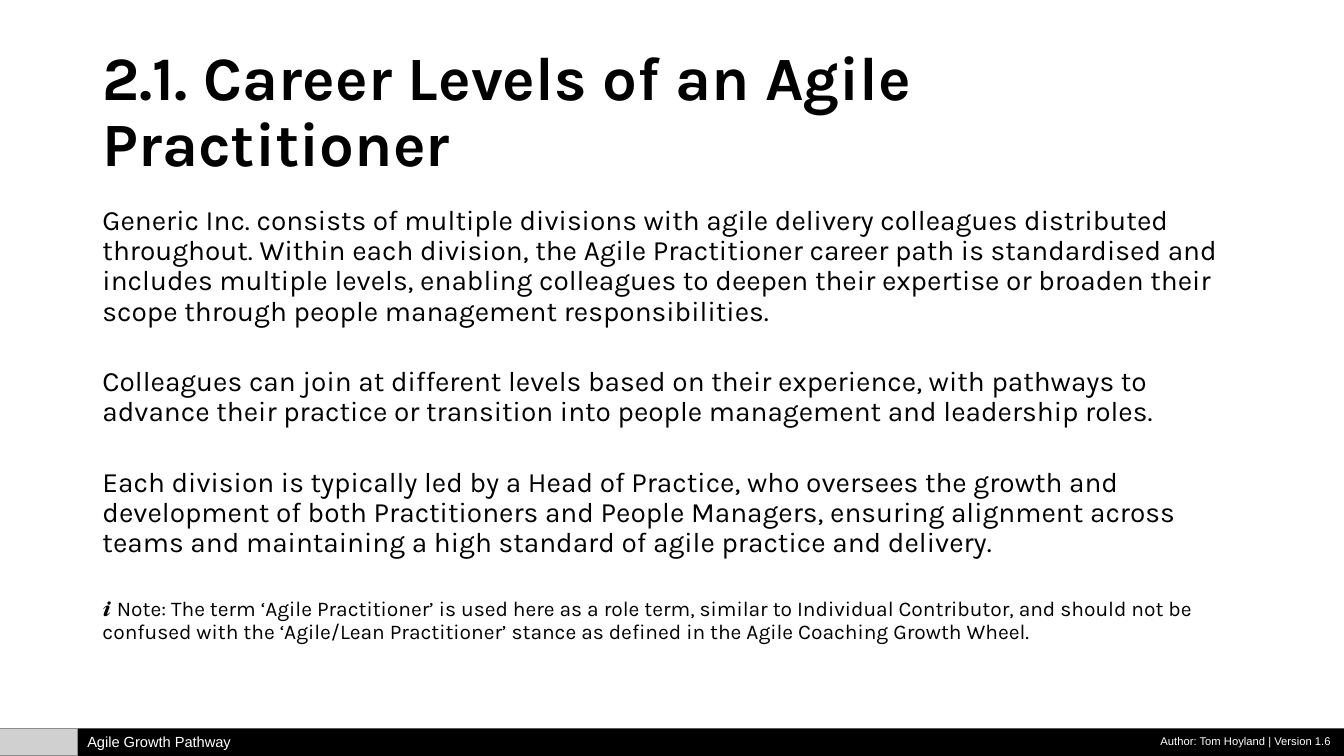
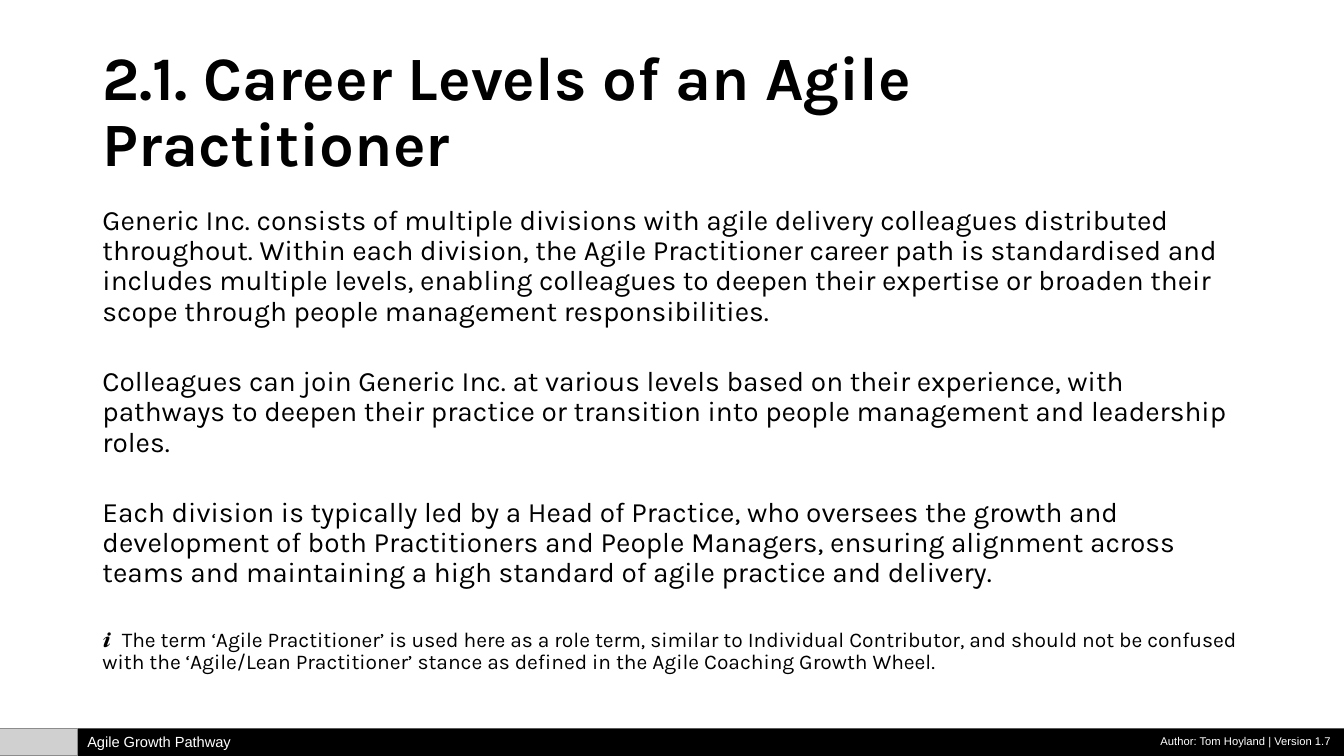
Before and after one commit to tomhoyland/agile-growth-pathway, a slide deck: slide 3 of Agile-Growth-Pathway.pptx. Drawn at 1344x756 pixels with LibreOffice and Linux fonts; fonts in the diff are those of the drawing; grey boxes stand for pictures. Boxes give left, top, right and bottom in pixels: in the first picture for what was removed or moved away, otherwise in the second. Text is boxed around its words. In the diff, an @@ line names an element or a change of style, - is before the commit and + after.

```diff
--- a/Agile-Growth-Pathway.pptx
+++ b/Agile-Growth-Pathway.pptx
@@ text at <box>102,371,1226,453</box>: text changed @@
-Colleagues can join at different levels based on their experience, with pathways to advance their practice or transition into people management and leadership roles.
+Colleagues can join Generic Inc. at various levels based on their experience, with pathways to deepen their practice or transition into people management and leadership roles.
@@ text at <box>102,632,1236,674</box>: text changed @@
-ℹ️ Note: The term ‘Agile Practitioner’ is used here as a role term, similar to Individual Contributor, and should not be confused with the ‘Agile/Lean Practitioner’ stance as defined in the Agile Coaching Growth Wheel.
+ℹ️ The term ‘Agile Practitioner’ is used here as a role term, similar to Individual Contributor, and should not be confused with the ‘Agile/Lean Practitioner’ stance as defined in the Agile Coaching Growth Wheel.
@@ text at <box>1160,737,1331,748</box>: text changed @@
-Author: Tom Hoyland | Version 1.6
+Author: Tom Hoyland | Version 1.7
```
Also in this commit, not shown: 15 other slides changed, 1 other file.
